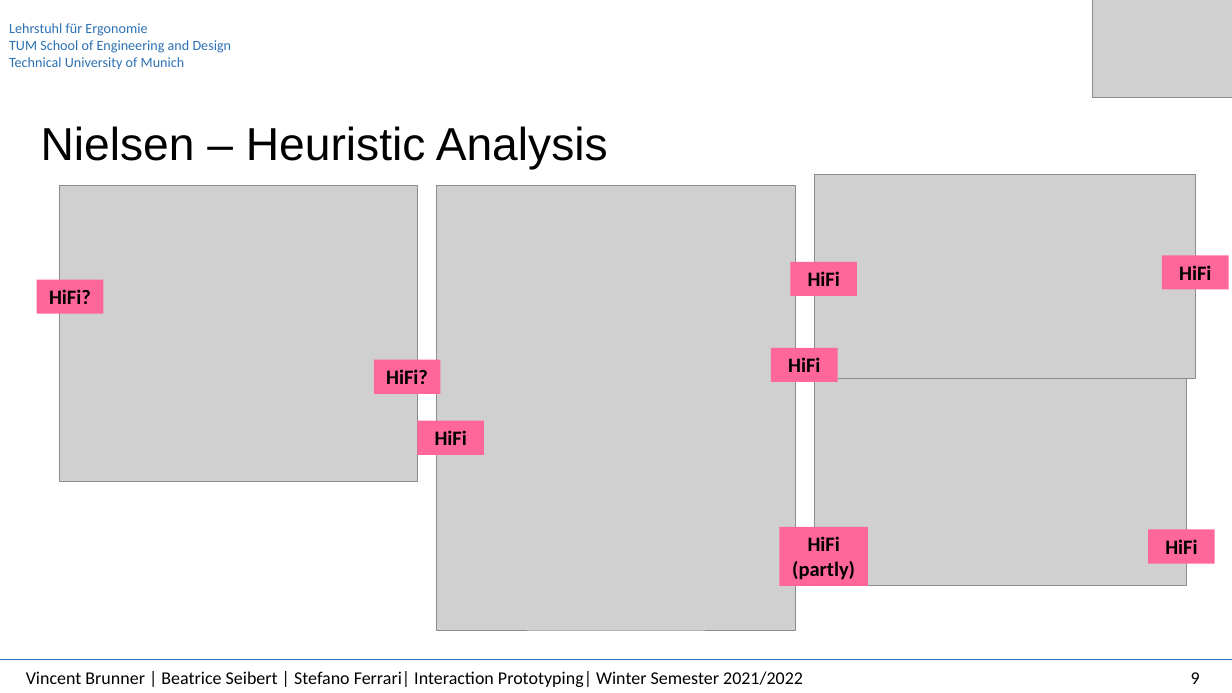
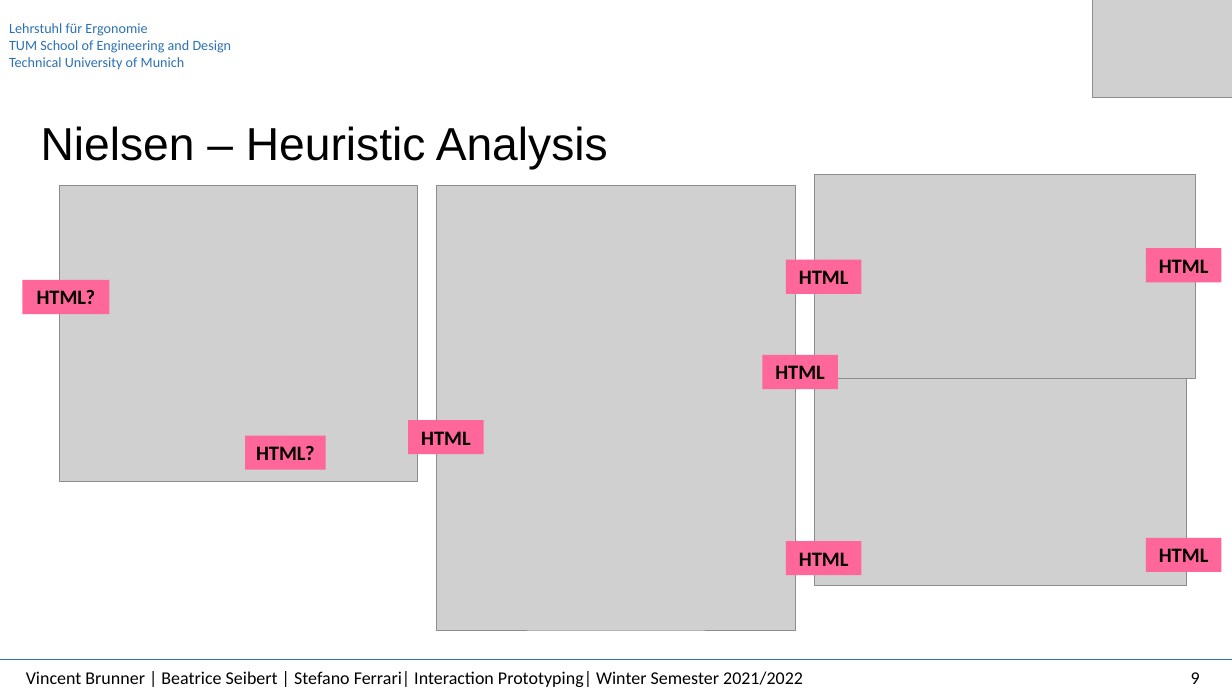
Before and after one commit to InteractionPrototyping/WS2022_RollingPenguins, a slide deck: slide 10 of iteration-2/analysis/Usability Requirements & Heuristics Analysis.pptx. Drawn at 1232x693 pixels with LibreOffice and Linux fonts; fonts in the diff are those of the drawing; grey boxes stand for pictures. Boxes give left, top, right and bottom in pixels: in the first picture for what was removed or moved away, otherwise in the second. Text is boxed around its words. In the diff, an @@ line names an element or a change of style, - is before the commit and + after.

```diff
--- a/iteration-2/analysis/Usability Requirements & Heuristics Analysis.pptx
+++ b/iteration-2/analysis/Usability Requirements & Heuristics Analysis.pptx
@@ rectangle added at [787,260,862,294], fill #FF6699, 16 pt, text #000000, bold @@
+HTML
@@ rectangle removed at [790,262,857,296] @@
-HiFi
@@ rectangle added at [1146,249,1222,283], fill #FF6699, 16 pt, text #000000, bold @@
+HTML
@@ rectangle removed at [1163,255,1229,289] @@
-HiFi
@@ rectangle added at [22,280,109,314], fill #FF6699, 16 pt, text #000000, bold @@
+HTML?
@@ rectangle removed at [37,280,104,314] @@
-HiFi?
@@ rectangle added at [762,355,838,389], fill #FF6699, 16 pt, text #000000, bold @@
+HTML
@@ rectangle removed at [771,348,837,382] @@
-HiFi
@@ rectangle removed at [374,360,441,394] @@
-HiFi?
@@ rectangle added at [245,435,325,470], fill #FF6699, 16 pt, text #000000, bold @@
+HTML?
@@ rectangle added at [409,421,484,455], fill #FF6699, 16 pt, text #000000, bold @@
+HTML
@@ rectangle removed at [418,421,484,455] @@
-HiFi
@@ rectangle removed at [780,527,869,586] @@
-HiFi (partly)
@@ rectangle added at [1146,538,1222,572], fill #FF6699, 16 pt, text #000000, bold @@
+HTML
@@ rectangle removed at [1149,530,1215,564] @@
-HiFi
@@ rectangle added at [787,542,862,576], fill #FF6699, 16 pt, text #000000, bold @@
+HTML
```
Also in this commit, not shown: 7 other slides changed.
